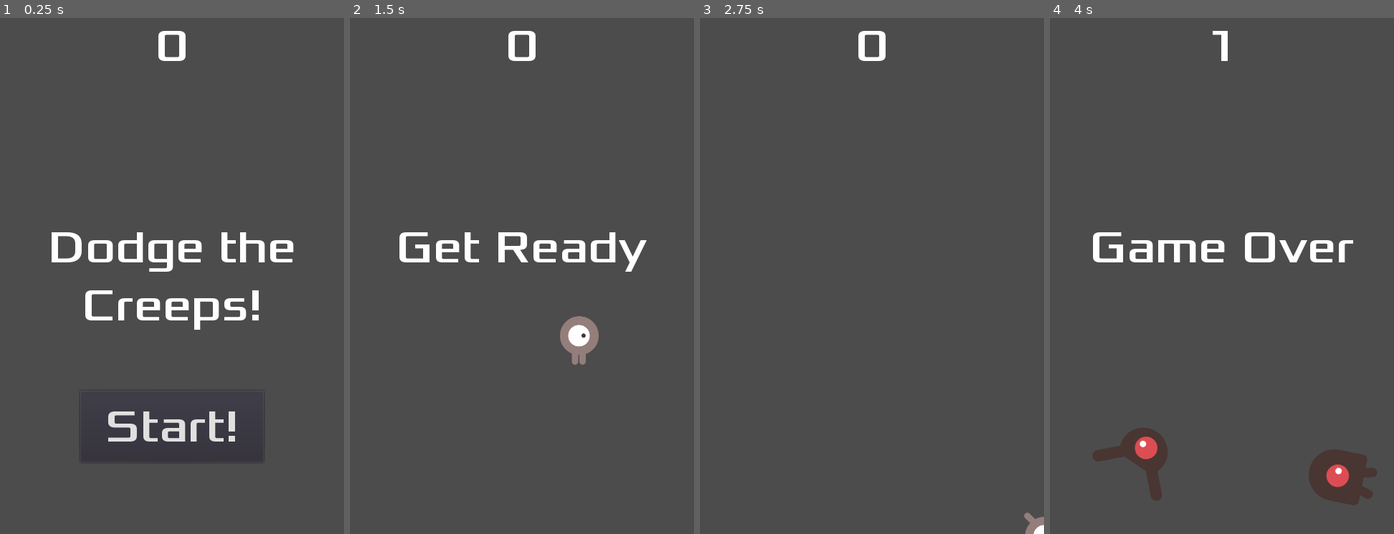
Above: before the commit, frames 1-4 (left to right).
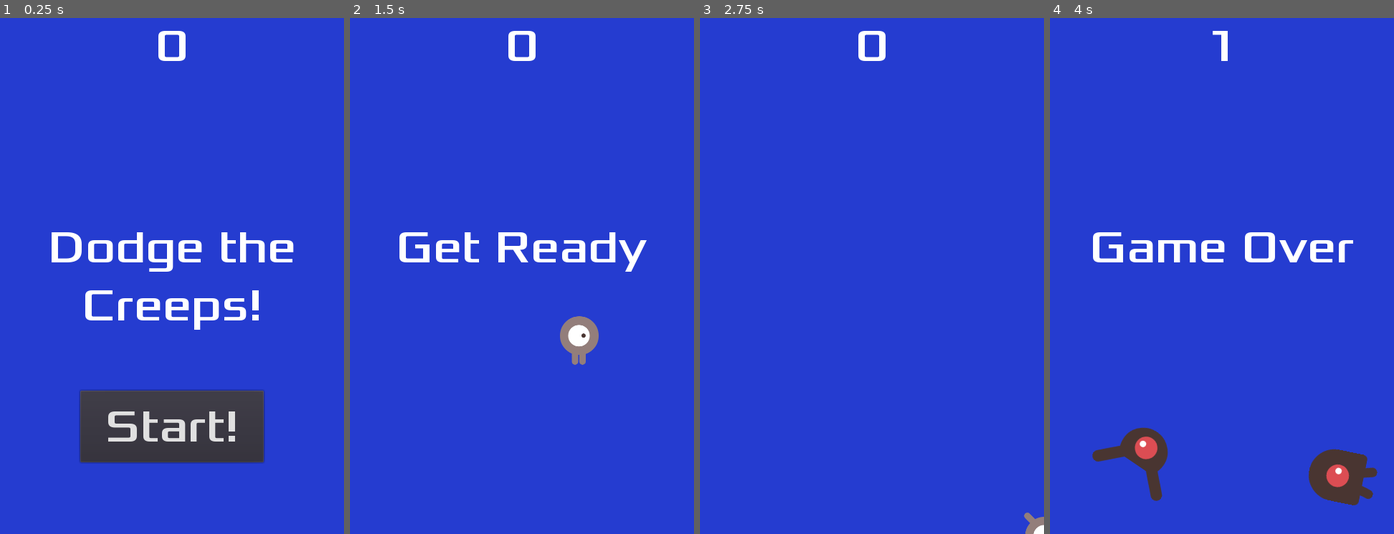
Above: after the commit, the same moments.

Repository: bsu-cs315/P0-djisenberg
Game: Godot game, scene res://Main.tscn
The game is run twice, just before and just after one commit, with the same random seed, the same clock (stepped at 60 frames per second) and the same inputs.
Inputs:
- Up to frame 1 (0.25 s): no input
- Up to frame 2 (1.5 s): click "Start!" at 0.5 s; tap Enter at 1.25 s; hold Right (move_right) from 1.28 s (still down)
- Up to frame 3 (2.75 s): release Right (move_right) at 2.03 s; hold Down (move_down) from 2.03 s (still down)
- Up to frame 4 (4 s): release Down (move_down) at 2.78 s; hold Right (move_right) 2.78-3.53 s; hold Up (move_up) from 3.53 s (still down)

The runs differ from the first frame. In frame 1, 90% of the frame differs, in the area x 0-100%, y 0-100%; in frame 2, 98%; in frame 3, 100%; in frame 4, 96%.

Commit message:
Added background color and audio

Diff:
--- a/Main.gd
+++ b/Main.gd
@@ -19,6 +19,8 @@
 	$ScoreTimer.stop()
 	$MobTimer.stop()
 	$HUD.show_game_over()
+	$Music.stop()
+	$DeathSound.play()
 
 func new_game():
 	score = 0
@@ -27,6 +29,7 @@
 	$HUD.update_score(score)
 	$HUD.show_message("Get Ready")
 	get_tree().call_group("mobs", "queue_free")
+	$Music.play()
 
 
 func _on_StartTimer_timeout():
--- a/Main.tscn
+++ b/Main.tscn
@@ -1,9 +1,11 @@
-[gd_scene load_steps=6 format=2]
+[gd_scene load_steps=8 format=2]
 
 [ext_resource path="res://Player.tscn" type="PackedScene" id=1]
 [ext_resource path="res://mob.tscn" type="PackedScene" id=2]
 [ext_resource path="res://Main.gd" type="Script" id=3]
 [ext_resource path="res://HUD.tscn" type="PackedScene" id=4]
+[ext_resource path="res://art/House In a Forest Loop.ogg" type="AudioStream" id=5]
+[ext_resource path="res://art/gameover.wav" type="AudioStream" id=6]
 
 [sub_resource type="Curve2D" id=1]
 _data = {
@@ -13,6 +15,11 @@
 [node name="Main" type="Node"]
 script = ExtResource( 3 )
 mob_scene = ExtResource( 2 )
+
+[node name="Background" type="ColorRect" parent="."]
+anchor_right = 1.0
+anchor_bottom = 1.0
+color = Color( 0.14902, 0.239216, 0.819608, 1 )
 
 [node name="Player" parent="." instance=ExtResource( 1 )]
 
@@ -35,6 +42,12 @@
 
 [node name="HUD" parent="." instance=ExtResource( 4 )]
 
+[node name="Music" type="AudioStreamPlayer" parent="."]
+stream = ExtResource( 5 )
+
+[node name="DeathSound" type="AudioStreamPlayer" parent="."]
+stream = ExtResource( 6 )
+
 [connection signal="hit" from="Player" to="." method="game_over"]
 [connection signal="timeout" from="MobTimer" to="." method="_on_MobTimer_timeout"]
 [connection signal="timeout" from="ScoreTimer" to="." method="_on_ScoreTimer_timeout"]
